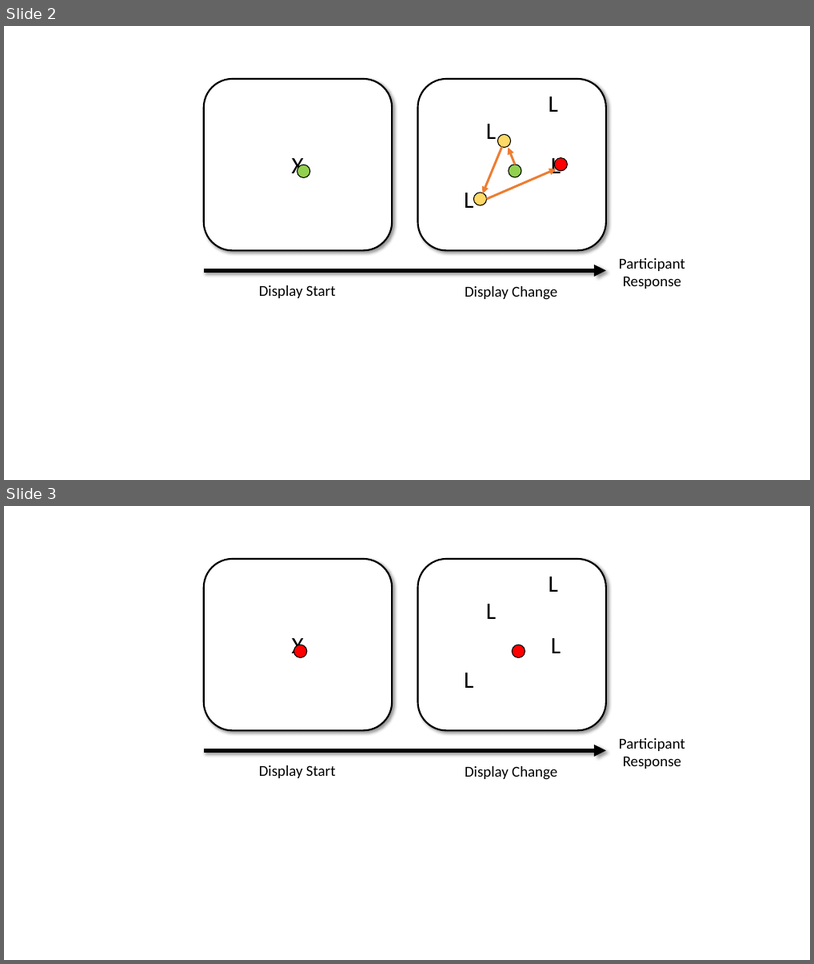
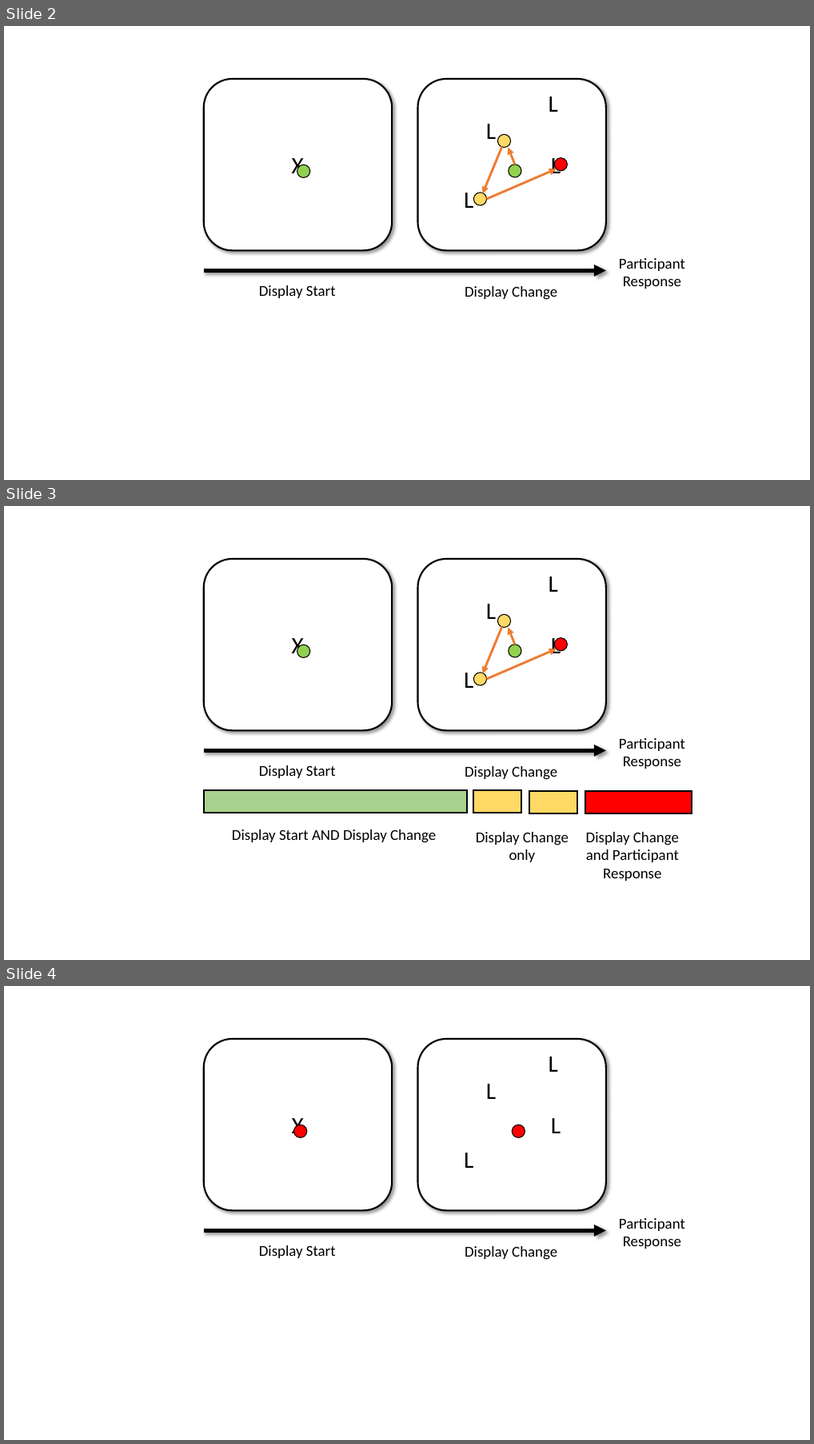
Before and after one commit to hjgodwin/eyeTrackR, a slide deck: bookdown source/files/ppt/Examples for Bookdown.pptx. Shown one above the other, each under a label of ours: slides 2 and 3 before the commit, slides 2, 3 and 4 after it. The pictures are 814x964 and 814x1444 pixels, drawn with LibreOffice and Linux fonts; fonts in the diff are those of the drawing. Boxes give left, top, right and bottom in pixels: in the first picture for what was removed or moved away, otherwise in the second. Text is boxed around its words. In the diff, an @@ line names an element or a change of style, - is before the commit and + after.

```diff
--- a/bookdown source/files/ppt/Examples for Bookdown.pptx
+++ b/bookdown source/files/ppt/Examples for Bookdown.pptx
@@ slide 3 added at (x1=4, y1=506, x2=810, y2=960), background #FFFFFF @@
@@ rounded rectangle added at (x1=204, y1=559, x2=392, y2=731), fill #FFFFFF, outline #000000 2 pt @@
@@ rounded rectangle added at (x1=418, y1=559, x2=606, y2=731), fill #FFFFFF, outline #000000 2 pt @@
@@ text added at (x1=549, y1=576, x2=558, y2=592), 28 pt, text #000000 @@
+L
@@ text added at (x1=486, y1=604, x2=496, y2=619), 28 pt, text #000000 @@
+L
@@ ellipse added at (x1=498, y1=614, x2=511, y2=628), fill #FFD966, outline #000000 1 pt @@
@@ text added at (x1=292, y1=638, x2=304, y2=658), 28 pt, text #000000 @@
+X
@@ ellipse added at (x1=298, y1=644, x2=310, y2=658), fill #92D050, outline #000000 1 pt @@
@@ arrow added from (502, 626) to (483, 673), #ED7D31 2.75 pt @@
@@ arrow added from (486, 679) to (556, 648), #ED7D31 2.75 pt @@
@@ ellipse added at (x1=509, y1=644, x2=522, y2=658), fill #92D050, outline #000000 1 pt @@
@@ arrow added from (515, 644) to (509, 628), #ED7D31 2.75 pt @@
@@ text added at (x1=551, y1=634, x2=561, y2=660), 28 pt, text #000000 @@
+L
@@ ellipse added at (x1=554, y1=638, x2=568, y2=651), fill #FF0000, outline #000000 1 pt @@
@@ text added at (x1=464, y1=672, x2=474, y2=688), 28 pt, text #000000 @@
+L
@@ ellipse added at (x1=474, y1=672, x2=487, y2=686), fill #FFD966, outline #000000 1 pt @@
@@ text added at (x1=619, y1=738, x2=686, y2=768), 18 pt, text #000000 @@
+Participant Response
@@ arrow added from (204, 751) to (606, 751), #000000 4.75 pt @@
@@ text added at (x1=259, y1=765, x2=336, y2=778), 18 pt, text #000000 @@
+Display Start
@@ text added at (x1=465, y1=766, x2=558, y2=780), 18 pt, text #000000 @@
+Display Change
@@ rectangle added at (x1=204, y1=790, x2=466, y2=812), fill #A9D18E, outline #000000 2 pt @@
@@ rectangle added at (x1=474, y1=790, x2=522, y2=812), fill #FFD966, outline #000000 2 pt @@
@@ rectangle added at (x1=530, y1=791, x2=578, y2=813), fill #FFD966, outline #000000 2 pt @@
@@ rectangle added at (x1=586, y1=791, x2=692, y2=813), fill #FF0000, outline #000000 2 pt @@
@@ text added at (x1=232, y1=829, x2=436, y2=843), 18 pt, text #000000 @@
+Display Start AND Display Change
@@ text added at (x1=476, y1=832, x2=569, y2=862), 18 pt, text #000000 @@
+Display Change only
@@ text added at (x1=586, y1=832, x2=679, y2=880), 18 pt, text #000000 @@
+Display Change and Participant Response
@@ what was slide 3 is now slide 4 @@
```
Also in this commit, not shown: 1 slide changed, 16 other files.
